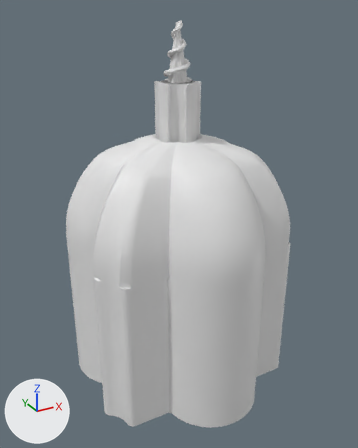
What one commit did to the glTF model models/grammar/grammar_30.glb.
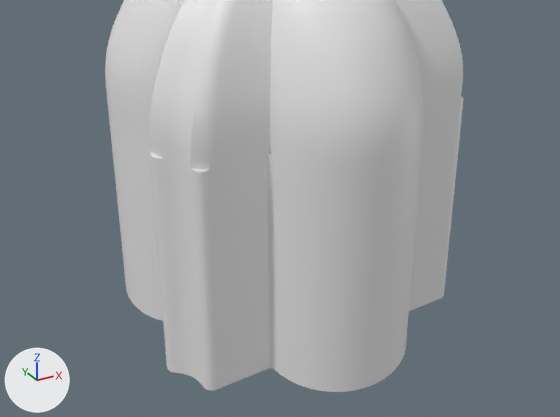
Each version appears first whole from a 50 mm camera at (-2.48, -4.54, 4.13) aimed at (-0.02, -0.05, 1.88), and next in a close-up on the part from 0% to 98% of the width and 41% to 99% of the height. The lights are fixed; the arrows at lower left show +X, +Y and +Z. The first two pictures are the older version.

The first close-up shows 'vault_0', 'walls'.
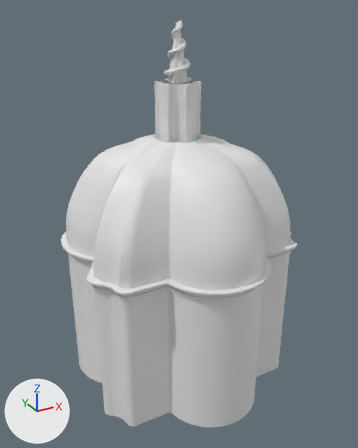
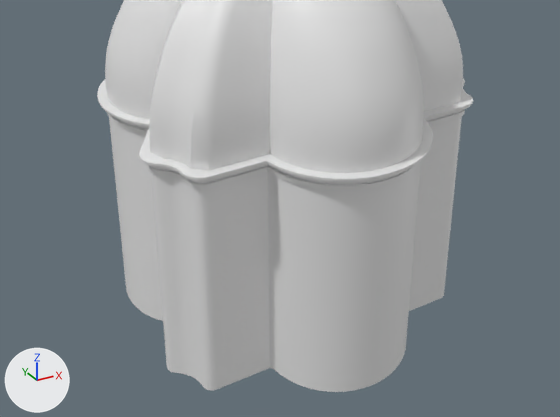
Where the change shows, as pixel boxes [x1, y1, x2, y2] in the close-ups (560 x 417 px):
'cornice_out', added: after [97, 78, 473, 190]

What the commit changed:
Mesh me_cornice_out is new.
It has 2880 vertices, 5760 faces and spans x -1.24..1.24, y -1.33..1.33, z 1.59..1.7.
Object 'cornice_out' (ob_cornice_out) is new; it shows me_cornice_out.
Its location is (0.0, 0.0, 0.0).
